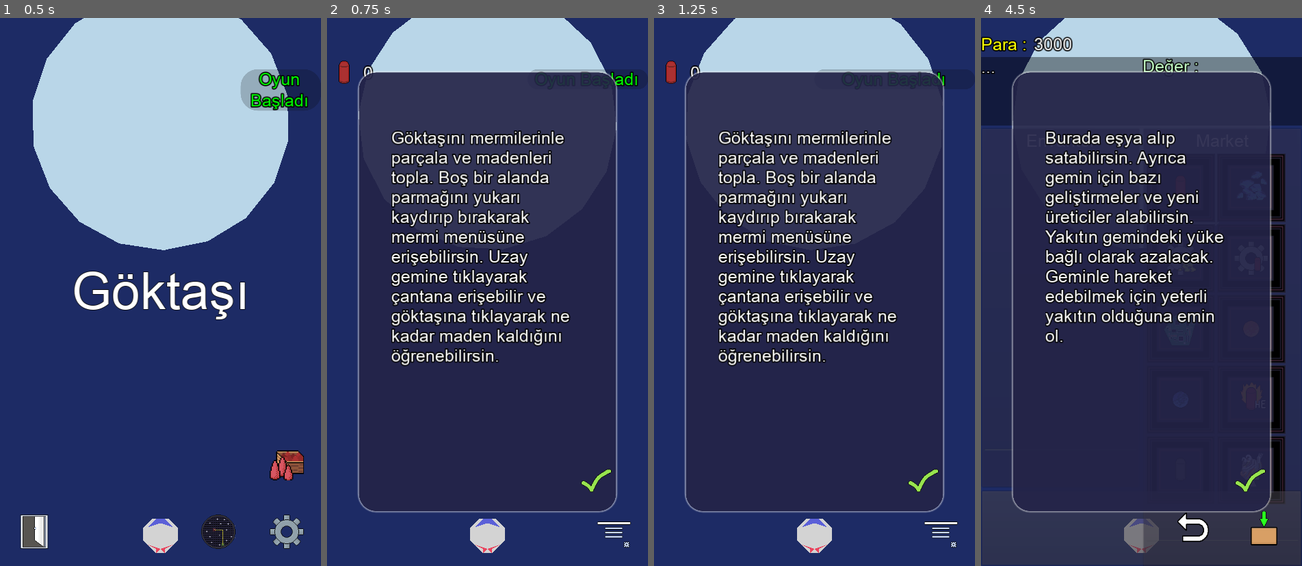
Above: before the commit, frames 1-4 (left to right).
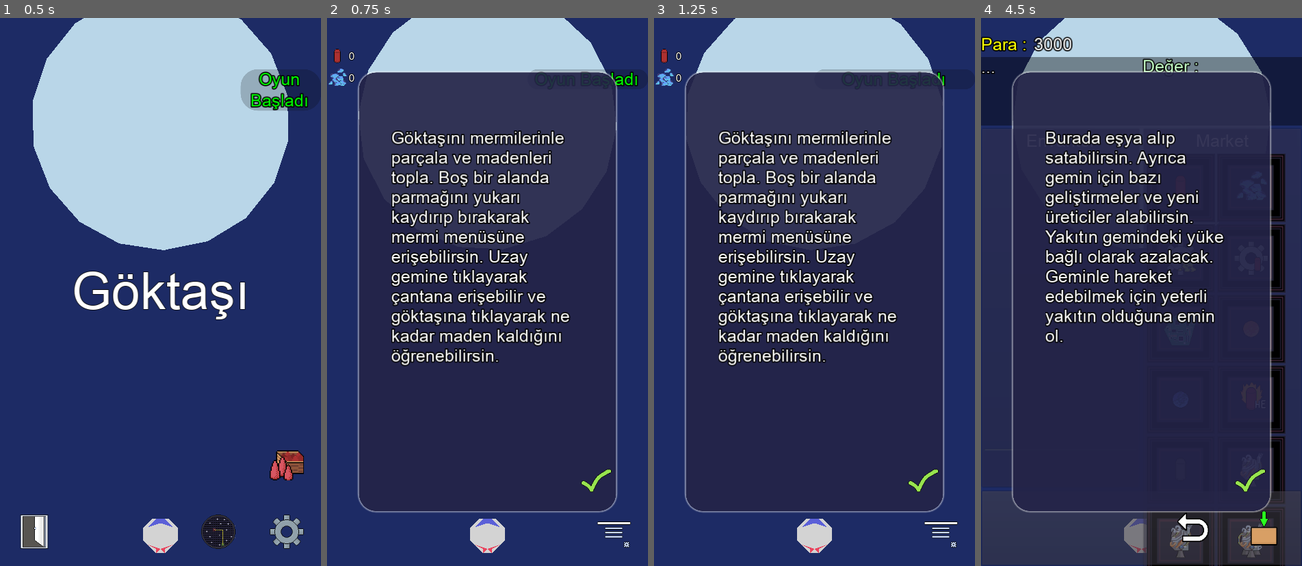
Above: after the commit, the same moments.

Repository: UmutSanci01/Goktasi-2
Game: Godot game, scene res://Main/Main.tscn
The game is run twice, just before and just after one commit, with the same random seed, the same clock (stepped at 60 frames per second) and the same inputs. The engine's default icon, where the game draws it, is replaced by a stand-in: a white triangle on a blue panel in a dark square.
Inputs (mouse positions are in pixels of both pictures, inside the frame that each line leads up to):
- Up to frame 1 (0.5 s): no input
- Up to frame 2 (0.75 s): click (487, 292) at 0.5 s
- Up to frame 3 (1.25 s): no input
- Up to frame 4 (4.5 s): click "Menu" at 1.25 s; click (1250, 478) at 2 s; click "Menu" at 2.75 s; click (1141, 292) at 3.5 s; click "Menu" at 4.25 s

Frame 1 is identical in both runs. In frame 2, 0.3% of the frame differs, in the area x 0-15%, y 5-13%; in frame 3, 0.3%; in frame 4, 1.7%, in the area x 51-95%, y 89-100%.

Commit message:
Add engine upgrade

Diff:
--- a/GUI/InGame/InGame.gd
+++ b/GUI/InGame/InGame.gd
@@ -79,11 +79,11 @@
 
 	# Yakit gostergesi de isin icine girdiginden buraya yazmisin.
 	elif notification_type == Notification.NotificationTypes.OreDetectorActive:
-		fuel_container.show()
+		# fuel_container.show()
 		ore_detector.show()
 	elif notification_type == Notification.NotificationTypes.OreDetectorDeactive:
 		ore_detector.hide()
-		fuel_container.hide()
+		# fuel_container.hide()
 	elif notification_type == Notification.NotificationTypes.BulletTypeChanged:
 		var bullet_id = GameState.selected_bullet_id
 		bullet_container_texture.texture = ItemDB.get_item(bullet_id).texture
--- a/GUI/InGame/InGame.tscn
+++ b/GUI/InGame/InGame.tscn
@@ -72,16 +72,20 @@
 valign = 1
 
 [node name="AmountLabels" type="VBoxContainer" parent="."]
-anchor_top = 0.04
+anchor_top = 0.03
 anchor_right = 1.0
 anchor_bottom = 0.1
-margin_bottom = 64.0
+margin_top = 0.280001
+margin_right = 400.0
+margin_bottom = 132.6
+rect_scale = Vector2( 0.6, 0.6 )
 mouse_filter = 2
 alignment = 1
 
 [node name="BulletContainer" type="HBoxContainer" parent="AmountLabels"]
-margin_right = 600.0
-margin_bottom = 64.0
+margin_top = 36.0
+margin_right = 1000.0
+margin_bottom = 100.0
 mouse_filter = 2
 
 [node name="BulletTexture" type="TextureRect" parent="AmountLabels/BulletContainer"]
@@ -97,9 +101,9 @@
 margin_bottom = 50.0
 
 [node name="FuelContainer" type="HBoxContainer" parent="AmountLabels"]
-margin_top = 68.0
-margin_right = 600.0
-margin_bottom = 132.0
+margin_top = 104.0
+margin_right = 1000.0
+margin_bottom = 168.0
 mouse_filter = 2
 
 [node name="FuelTexture" type="TextureRect" parent="AmountLabels/FuelContainer"]
@@ -139,6 +143,7 @@
 [node name="OreDetector" parent="." instance=ExtResource( 7 )]
 
 [node name="AmmoChoiceMenu" parent="." instance=ExtResource( 9 )]
+visible = false
 margin_left = -192.0
 margin_top = 424.0
 margin_right = 408.0
--- a/GUI/InfoPanel/InfoPanel.gd
+++ b/GUI/InfoPanel/InfoPanel.gd
@@ -16,7 +16,7 @@
 	infos.add_child(label)
 
 	if title and value:
-		label.set_text(tr(str(title)), tr(value))
+		label.set_text(tr(str(title)), tr(str(value)))
 
 	elif title:
 		label.set_title(tr(str(title)))
--- a/GUI/Inventory Panel/InventoryPanelNew.gd
+++ b/GUI/Inventory Panel/InventoryPanelNew.gd
@@ -15,7 +15,7 @@
 var inv : Inventory
 var current_slot : Slot
 var invisible_items : PoolIntArray = [] setget , get_invisible_items
-
+var hide_cansales : bool = false
 
 func _ready():
 	hide_slot_outline()
@@ -26,6 +26,8 @@
 		if inventory.connect("update_inv", self, "_on_update_inv"):
 			pass
 
+	if inventory == Store.inv:
+		hide_cansales = true
 	self.inv = inventory
 
 	update_slots()
@@ -46,7 +48,7 @@
 func hide_slot_outline():
 	slot_outline.hide()
 
-# Player and Store inventory is updating
+# Player inventory is updating
 func update_slots():
 	assert(inv, "inv is null")
 
@@ -73,6 +75,8 @@
 
 		var item_data : Item = ItemDB.get_item()
 		if item_data.visible == false:
+			continue
+		if hide_cansales and not item_data.can_sale:
 			continue
 
 		item_amount = inv.get_item_amount(item_id)
--- a/GUI/Store/StoreGUI.gd
+++ b/GUI/Store/StoreGUI.gd
@@ -32,6 +32,7 @@
 
 	Store.connect("entered", self, "_on_Store_entered")
 	Store.connect("exited", self, "_on_Store_exited")
+	Store.connect("update_store", self, "_on_StoreUpdate")
 
 	if Store.is_reachable:
 		show_store()
@@ -98,6 +99,9 @@
 	Player.save_data()
 
 	emit_signal("press_return")
+
+func _on_StoreUpdate():
+	invpanel_store.update_slots()
 
 # inventory parametresi verilerek iki fonksiyon birlestirilebilir.
 func _on_PlayerInv_slot_selected(slot, p_item_id):
@@ -137,19 +141,15 @@
 func _on_Action_pressed():
 	if not item_data:
 		return
-	if item_amount_store <= 0:
-		return
-
-	if multiple_slider.visible:
+
+	if item_amount_store > 0 and multiple_slider.visible:
 		if mode == ActionMode.Buy:
-			if Store.buy(self.item_id, item_amount_store, PlayerInventory):
-				if self.item_id == Item.ID.DETECTOR_ORE:
+			if Store.buy(item_id, item_amount_store, PlayerInventory):
+				if item_id == Item.ID.DETECTOR_ORE:
 					GameState.has_player_detector = true
-			# if PlayerInventory.check_item(Item.ID.DETECTOR_ORE):
-			# 	GameState.has_player_detector = true
 
 		elif mode == ActionMode.Sell:
-			self.item_amount_inv = Store.sell(self.item_id, item_amount_store, PlayerInventory)
+			self.item_amount_inv = Store.sell(item_id, item_amount_store, PlayerInventory)
 			if item_id == Item.ID.DETECTOR_ORE:
 				GameState.is_activate_detector = false
 				GameState.has_player_detector = false
@@ -159,13 +159,13 @@
 				Notification.notify(Notification.NotificationTypes.SupplierFuelDeactive)
 
 			if self.item_amount_inv <= 0:
-				self.item_id = -1
-
+				item_id = -1
 
 	else:
 		multiple_slider.show()
 
 	update_multbuy()
+
 
 func _on_Store_entered():
 	InfoPanel.add_label("KEY_MARKET_IS_REACHABLE")
--- a/Game/TimerConsumption.gd
+++ b/Game/TimerConsumption.gd
@@ -1,14 +1,18 @@
+class_name TimerConsumption
 extends Timer
 
 onready var fuel_timer: Timer = self
 
 export var base_interval: float = 10.0
-export var soft_capacity: float = 1000.0
+export var soft_capacity: float = 1000
 export var min_interval: float = 0.1 # Safety limit for Game Engine
 
 func _ready():
 	if PlayerInventory.connect("update_inv", self, "update_fuel_consumption"): pass
 	if fuel_timer.connect("timeout", self, "_on_FuelTimer_timeout"): pass
+	if Upgrade.connect("engine_upgrated", self, "_on_EngineUpgrated"): pass
+
+	base_interval = (Upgrade.engine_tier * 15) + 10
 
 	update_fuel_consumption()
 	fuel_timer.start()
@@ -29,6 +33,16 @@
 		fuel_timer.paused = false
 		fuel_timer.start(new_interval)
 
+func calc_base_interval():
+	base_interval = (Upgrade.engine_tier * 10) + 10
+
+func _on_EngineUpgrated(_new_tier : int):
+	calc_base_interval()
+	update_fuel_consumption()
+
+	InfoPanel.add_label("base interval", base_interval)
+
+
 func _on_FuelTimer_timeout():
 	if not PlayerInventory.use_item_by_type(Item.Type.FUEL):
 		fuel_timer.stop()
--- /dev/null
+++ b/Game/Upgrade.gd
@@ -0,0 +1,116 @@
+extends Node2D
+
+signal engine_upgrated(tier)
+
+var engine_tier: int = 0 setget set_engine_tier
+
+func _ready():
+    add_to_group("save_data")
+    load_data()
+
+    Notification.register_observer(self, Notification.NotificationTypes.Reset)
+
+func set_engine_tier(value: int):
+    engine_tier = value
+
+    match engine_tier:
+        0:
+            PlayerInventory.del_item(Item.ID.UPGRADE_ENGINE_T2)
+            PlayerInventory.del_item(Item.ID.UPGRADE_ENGINE_T3)
+            ItemDB.set_item_cansale(Item.ID.UPGRADE_ENGINE_T1, true)
+            ItemDB.set_item_cansale(Item.ID.UPGRADE_ENGINE_T2, false)
+            ItemDB.set_item_cansale(Item.ID.UPGRADE_ENGINE_T3, false)
+        1:
+            PlayerInventory.del_item(Item.ID.UPGRADE_ENGINE_T2)
+            PlayerInventory.del_item(Item.ID.UPGRADE_ENGINE_T3)
+            ItemDB.set_item_cansale(Item.ID.UPGRADE_ENGINE_T1, false)
+            ItemDB.set_item_cansale(Item.ID.UPGRADE_ENGINE_T2, true)
+            ItemDB.set_item_cansale(Item.ID.UPGRADE_ENGINE_T3, false)
+        2:
+            PlayerInventory.del_item(Item.ID.UPGRADE_ENGINE_T1)
+            PlayerInventory.del_item(Item.ID.UPGRADE_ENGINE_T3)
+            ItemDB.set_item_cansale(Item.ID.UPGRADE_ENGINE_T1, false)
+            ItemDB.set_item_cansale(Item.ID.UPGRADE_ENGINE_T2, false)
+            ItemDB.set_item_cansale(Item.ID.UPGRADE_ENGINE_T3, true)
+        3:
+            PlayerInventory.del_item(Item.ID.UPGRADE_ENGINE_T1)
+            PlayerInventory.del_item(Item.ID.UPGRADE_ENGINE_T2)
+            ItemDB.set_item_cansale(Item.ID.UPGRADE_ENGINE_T1, false)
+            ItemDB.set_item_cansale(Item.ID.UPGRADE_ENGINE_T2, false)
+            ItemDB.set_item_cansale(Item.ID.UPGRADE_ENGINE_T3, false)
+        _:
+            pass
+
+    Store.emit_signal("update_store")
+    emit_signal("engine_upgrated", engine_tier)
+
+
+func buy_engine_upgrade(item_id: int):
+    match item_id:
+        Item.ID.UPGRADE_ENGINE_T1:
+            PlayerInventory.del_item(Item.ID.UPGRADE_ENGINE_T2)
+            PlayerInventory.del_item(Item.ID.UPGRADE_ENGINE_T3)
+            ItemDB.set_item_cansale(item_id, false)
+            ItemDB.set_item_cansale(Item.ID.UPGRADE_ENGINE_T2, true)
+            ItemDB.set_item_cansale(Item.ID.UPGRADE_ENGINE_T3, false)
+
+            self.engine_tier = 1
+        Item.ID.UPGRADE_ENGINE_T2:
+            PlayerInventory.del_item(Item.ID.UPGRADE_ENGINE_T1)
+            PlayerInventory.del_item(Item.ID.UPGRADE_ENGINE_T3)
+            ItemDB.set_item_cansale(item_id, false)
+            ItemDB.set_item_cansale(Item.ID.UPGRADE_ENGINE_T2, false)
+            ItemDB.set_item_cansale(Item.ID.UPGRADE_ENGINE_T3, true)
+
+            self.engine_tier = 2
+        Item.ID.UPGRADE_ENGINE_T3:
+            PlayerInventory.del_item(Item.ID.UPGRADE_ENGINE_T1)
+            PlayerInventory.del_item(Item.ID.UPGRADE_ENGINE_T2)
+            ItemDB.set_item_cansale(item_id, false)
+            ItemDB.set_item_cansale(Item.ID.UPGRADE_ENGINE_T2, false)
+            ItemDB.set_item_cansale(Item.ID.UPGRADE_ENGINE_T3, false)
+
+            self.engine_tier = 3
+        _:
+            pass
+
+func sell_engine_upgrade(item_id: int):
+    match item_id:
+        Item.ID.UPGRADE_ENGINE_T1:
+            PlayerInventory.del_item(Item.ID.UPGRADE_ENGINE_T2)
+            PlayerInventory.del_item(Item.ID.UPGRADE_ENGINE_T3)
+            ItemDB.set_item_cansale(item_id, true)
+            ItemDB.set_item_cansale(Item.ID.UPGRADE_ENGINE_T1, true)
+            ItemDB.set_item_cansale(Item.ID.UPGRADE_ENGINE_T2, false)
+            ItemDB.set_item_cansale(Item.ID.UPGRADE_ENGINE_T3, false)
+            self.engine_tier = 0
+        Item.ID.UPGRADE_ENGINE_T2:
+            PlayerInventory.del_item(Item.ID.UPGRADE_ENGINE_T3)
+            PlayerInventory.add_item(Item.ID.UPGRADE_ENGINE_T1)
+            ItemDB.set_item_cansale(item_id, false)
+            ItemDB.set_item_cansale(Item.ID.UPGRADE_ENGINE_T1, false)
+            ItemDB.set_item_cansale(Item.ID.UPGRADE_ENGINE_T2, true)
+            ItemDB.set_item_cansale(Item.ID.UPGRADE_ENGINE_T3, false)
+            self.engine_tier = 1
+        Item.ID.UPGRADE_ENGINE_T3:
+            PlayerInventory.add_item(Item.ID.UPGRADE_ENGINE_T2)
+            ItemDB.set_item_cansale(item_id, false)
+            ItemDB.set_item_cansale(Item.ID.UPGRADE_ENGINE_T1, false)
+            ItemDB.set_item_cansale(Item.ID.UPGRADE_ENGINE_T2, false)
+            ItemDB.set_item_cansale(Item.ID.UPGRADE_ENGINE_T3, true)
+            self.engine_tier = 2
+        _:
+            pass
+
+func _on_Notify(notification_type : int):
+    if notification_type == Notification.NotificationTypes.Reset:
+        self.engine_tier = 0
+
+func save_data():
+    var data: Dictionary = {"engine_tier": engine_tier}
+    DataBase.save_data(data, "Upgrade")
+
+func load_data():
+    var data : Dictionary = DataBase.load_data("Upgrade")
+    if not data.empty():
+        self.engine_tier = data["engine_tier"]
--- a/ItemDB/Item.gd
+++ b/ItemDB/Item.gd
@@ -18,7 +18,9 @@
 	ORE_BLUE,
 	BULLET_HE,
 	BULLET_CH,
-	UPGRADE_ENGINE
+	UPGRADE_ENGINE_T1,
+	UPGRADE_ENGINE_T2,
+	UPGRADE_ENGINE_T3
 }
 
 enum Type {
--- a/ItemDB/ItemDB.gd
+++ b/ItemDB/ItemDB.gd
@@ -1,25 +1,5 @@
 extends Node
 
-
-#enum EnumItem {
-#	COIN,
-#	BULLET,
-#	ORE,
-#	FUEL,
-#	OreDetector,
-#	BulletSupplier,
-#	FuelSupplier
-#}
-
-
-# ItemType.gd
-#enum ItemType {
-#	COIN,
-#	BULLET,
-#	FUEL,
-#	ORE,
-#	TOOL
-#}
 
 enum {
 	TYPE,
@@ -47,13 +27,16 @@
 	if item == -1:
 		return items.get(checked_item_id)
 	return items.get(item)
-#	if items.has(item):
-#		if data >= 0:
-#			return items[item].get(data, false)
-#		if data >= 0 and items[item].has(data):
-#			return items[item][data]
-#		return items[item]
 
+func set_item_visible(item_id : int, visible : bool = true):
+	var item : Item = get_item(item_id)
+	if item:
+		item.visible = visible
+
+func set_item_cansale(item_id : int, cansale : bool = true):
+	var item : Item = get_item(item_id)
+	if item:
+		item.can_sale = cansale
 
 func check_item(item_id : int):
 	if items.has(item_id):
@@ -62,68 +45,8 @@
 
 	return false
 
-#var items : Dictionary = {
-#	EnumItem.COIN : {
-#		TYPE : "coin",
-#		SCENE: "",
-#		NAME : "Coin",
-#		INFO : "Para",
-#		IMAGE: load("res://Images/coin_icon.png"),
-#		VALUE: 1,
-#		VISIBLE : false
-#	},
-#	EnumItem.BULLET : {
-#		TYPE : "bullet",
-#		SCENE: "res://Bullet/Bullet.tscn",
-#		NAME : "Mermi",
-#		INFO : "Normal Mermi",
-#		IMAGE: load("res://Images/bullet_red.png"),
-#		VALUE: 10,
-#		VISIBLE : true
-#	},
-#	EnumItem.FUEL : {
-#		TYPE : "fuel",
-#		SCENE: "",
-#		NAME : "Yakıt",
-#		INFO : "Gemi Yakıtı",
-#		IMAGE: load("res://Images/fuel_ore.png"),
-#		VALUE : 5,
-#		VISIBLE : true
-#	},
-#	EnumItem.ORE : {
-#		TYPE : "ore",
-#		SCENE : "",
-#		NAME : "Maden",
-#		INFO : "Maden",
-#		IMAGE : load("res://Images/icon_ore.png"),
-#		VALUE : 50,
-#		VISIBLE : true
-#	},
-#	EnumItem.OreDetector : {
-#		TYPE : "tool",
-#		SCENE : "",
-#		NAME : "Ore Detector",
-#		INFO : "Maden Dedektörü, yakıt kullanarak ışının nüfuz ettiği alandaki maden yoğunluğunu gösterir.",
-#		IMAGE : load("res://Images/circuit.png"),
-#		VALUE : 4000,
-#		VISIBLE : true
-#	},
-#	EnumItem.BulletSupplier : {
-#		TYPE : "tool",
-#		SCENE : "",
-#		NAME : "Bullet Supplier",
-#		INFO : "Mermi üreticisi, madenlerden mermi üretir.",
-#		IMAGE : load("res://Images/Gear.png"),
-#		VALUE : 5000,
-#		VISIBLE : true
-#	},
-#	EnumItem.FuelSupplier : {
-#		TYPE : "tool",
-#		SCENE : "",
-#		NAME : "Fuel Supplier",
-#		INFO : "Yakıt üreticisi, madenlerden yakıt üretir.",
-#		IMAGE : load("res://Images/Gear.png"),
-#		VALUE : 5000,
-#		VISIBLE : true
-#	}
-#}
+func check_item_type_from_id(item_id : int, item_type : int) -> bool:
+	var item : Item = get_item(item_id)
+	if item and item.type == item_type:
+		return true
+	return false
--- a/ItemDB/ItemDB.tscn
+++ b/ItemDB/ItemDB.tscn
@@ -16,8 +16,10 @@
 [ext_resource path="res://ItemDB/Items/OreBlue.tres" type="Resource" id=14]
 [ext_resource path="res://ItemDB/Items/BulletHE.tres" type="Resource" id=15]
 [ext_resource path="res://ItemDB/Items/BulletCH.tres" type="Resource" id=16]
-[ext_resource path="res://ItemDB/Items/EngineUpgrade.tres" type="Resource" id=17]
+[ext_resource path="res://ItemDB/Items/EngineTier1.tres" type="Resource" id=17]
+[ext_resource path="res://ItemDB/Items/EngineTier3.tres" type="Resource" id=18]
+[ext_resource path="res://ItemDB/Items/EngineTier2.tres" type="Resource" id=19]
 
 [node name="ItemDB" type="Node2D"]
 script = ExtResource( 1 )
-items_res = [ ExtResource( 2 ), ExtResource( 5 ), ExtResourc …(208 unchanged characters)…  ), ExtResource( 16 ), ExtResource( 17 ) ]
+items_res = [ ExtResource( 2 ), ExtResource( 5 ), ExtResourc …(208 unchanged characters)…  ), ExtResource( 16 ), ExtResource( 17 ), ExtResource( 19 ), ExtResource( 18 ) ]
--- /dev/null
+++ b/ItemDB/Items/EngineTier1.tres
@@ -0,0 +1,20 @@
+[gd_resource type="Resource" load_steps=4 format=2]
+
+[ext_resource path="res://ItemDB/Item.gd" type="Script" id=1]
+[ext_resource path="res://Images/Engine_Upgrade.png" type="Texture" id=2]
+
+[sub_resource type="AtlasTexture" id=1]
+flags = 4
+atlas = ExtResource( 2 )
+region = Rect2( 0, 0, 64, 64 )
+
+[resource]
+script = ExtResource( 1 )
+id = 15
+type = 6
+name = "KEY_ENGINE_UPGRADE"
+info = "KEY_ENGINE_UPGRADE_INFO_T1"
+texture = SubResource( 1 )
+value = 5000
+visible = true
+can_sale = true
--- a/ItemDB/Items/EngineUpgrade.tres
+++ b/ItemDB/Items/EngineTier2.tres
@@ -6,15 +6,15 @@
 [sub_resource type="AtlasTexture" id=1]
 flags = 4
 atlas = ExtResource( 2 )
-region = Rect2( 0, 0, 64, 64 )
+region = Rect2( 64, 0, 64, 64 )
 
 [resource]
 script = ExtResource( 1 )
-id = 15
+id = 16
 type = 6
 name = "KEY_ENGINE_UPGRADE"
-info = "kEY_ENGINE_UPGRADE_INFO"
+info = "KEY_ENGINE_UPGRADE_INFO_T2"
 texture = SubResource( 1 )
-value = 5000
+value = 7700
 visible = true
 can_sale = true
--- /dev/null
+++ b/ItemDB/Items/EngineTier3.tres
@@ -0,0 +1,20 @@
+[gd_resource type="Resource" load_steps=4 format=2]
+
+[ext_resource path="res://ItemDB/Item.gd" type="Script" id=1]
+[ext_resource path="res://Images/Engine_Upgrade.png" type="Texture" id=2]
+
+[sub_resource type="AtlasTexture" id=1]
+flags = 4
+atlas = ExtResource( 2 )
+region = Rect2( 128, 0, 64, 64 )
+
+[resource]
+script = ExtResource( 1 )
+id = 17
+type = 6
+name = "KEY_ENGINE_UPGRADE"
+info = "KEY_ENGINE_UPGRADE_INFO_T3"
+texture = SubResource( 1 )
+value = 11250
+visible = true
+can_sale = true
--- a/Main/GameState.gd
+++ b/Main/GameState.gd
@@ -30,7 +30,6 @@
 var touch_position : Vector2 = Vector2.ZERO
 var is_bullet_menu_opened : bool = false
 var selected_bullet_id : int = -1 setget set_selected_bullet_id
-
 
 func _ready():
 #	Console.add_command(self, "decrease")
--- a/Store/Store.gd
+++ b/Store/Store.gd
@@ -3,6 +3,7 @@
 
 signal entered
 signal exited
+signal update_store
 
 
 var is_reachable : bool = false setget set_reachable, get_reachable
@@ -10,15 +11,14 @@
 
 var inv : Inventory = Inventory.new()
 var id_coin : int = Item.ID.COIN
-#var id_info_value : int = ItemDB.VALUE
 
 var limited_items : Dictionary = {
 	Item.ID.SUPPLIER_BULLET : 1,
 	Item.ID.SUPPLIER_FUEL : 1,
-	Item.ID.DETECTOR_ORE : 1
-#	ItemDB.EnumItem.OreDetector : 1,
-#	ItemDB.EnumItem.BulletSupplier : 1,
-#	ItemDB.EnumItem.FuelSupplier : 1
+	Item.ID.DETECTOR_ORE : 1,
+	Item.ID.UPGRADE_ENGINE_T1 : 1,
+	Item.ID.UPGRADE_ENGINE_T2 : 1,
+	Item.ID.UPGRADE_ENGINE_T3 : 1
 }
 
 
@@ -38,16 +38,23 @@
 			return 0
 
 
+	var item : Item = ItemDB.get_item(item_id)
 	var item_value : int = 0
-	if ItemDB.check_item(item_id):
-		item_value = ItemDB.get_item().value
-#	var item_value = ItemDB.get_item(item_id, id_info_value)
+
+	if item:
+		item_value = item.value
+
 	if item_value <= 0:
 		return 0
 
 	if to_inv.check_item(id_coin, item_value * amount):
 		to_inv.del_item(id_coin, item_value * amount)
 		to_inv.add_item(item_id, amount)
+
+		if item.type == Item.Type.UPGRADE:
+			Upgrade.buy_engine_upgrade(item_id)
+			emit_signal("update_store")
+
 		return to_inv.get_item_amount(item_id)
 	else: # disabled
 		InfoPanel.add_label("KEY_NO_MONEY", "", Color.gold)
@@ -56,13 +63,18 @@
 
 func sell(item_id : int, amount : int, from_inv : Inventory) -> int:
 	var item_value : int = 0
+	var item : Item = null
 	if from_inv.check_item(item_id, amount):
-		if ItemDB.check_item(item_id):
-			item_value = ItemDB.get_item().value
+		item = ItemDB.get_item(item_id)
+		if item:
+			item_value = item.value
 
-#		var item_value = ItemDB.get_item(item_id, id_info_value)
 		if item_value <= 0:
 			return 0
+
+		if item.type == Item.Type.UPGRADE:
+			Upgrade.sell_engine_upgrade(item_id)
+			emit_signal("update_store")
 
 		from_inv.del_item(item_id, amount)
 		from_inv.add_item(id_coin, item_value * amount)
--- a/project.godot
+++ b/project.godot
@@ -113,6 +113,11 @@
 "class": "Supplier",
 "language": "GDScript",
 "path": "res://Supplier/Supplier.gd"
+}, {
+"base": "Timer",
+"class": "TimerConsumption",
+"language": "GDScript",
+"path": "res://Game/TimerConsumption.gd"
 }, {
 "base": "Reference",
 "class": "WrapSameType",
@@ -141,6 +146,7 @@
 "Slot": "",
 "SpaceShip": "",
 "Supplier": "",
+"TimerConsumption": "",
 "WrapSameType": ""
 }
 
@@ -167,6 +173,7 @@
 Notification="*res://Notification/Notification.gd"
 InfoPanel="*res://GUI/InfoPanel/InfoPanel.tscn"
 TutorialOverlay="*res://Tutorial/TutorialOverlay.tscn"
+Upgrade="*res://Game/Upgrade.gd"
 
 [display]
 
Not shown: 1 places in ItemDB/ItemDB.tscn that only renumber resources
